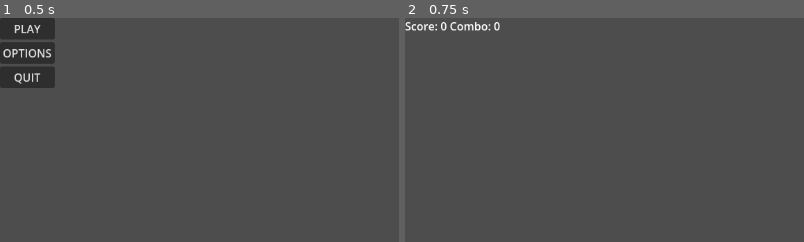
Above: before the commit, frames 1-2 (left to right).
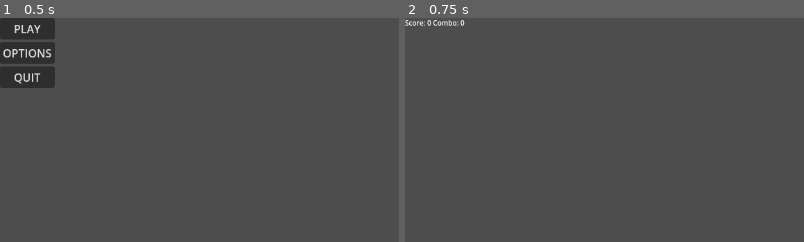
Above: after the commit, the same moments.

Repository: GeMini-220/TomoNoTaiko-NH
Game: Godot game, scene res://Scenes/Main Menu.tscn
Two runs of this game, one before a commit and one after it. Both use one fixed random seed, a clock stepped at 60 frames per second and the inputs below. Sound files missing from this copy of the repository are replaced by a short silence.
Inputs:
- Up to frame 1 (0.5 s): no input
- Up to frame 2 (0.75 s): click "PLAY" at 0.5 s
The pictures show only the part of the screen within x 0-50%, y 0-50%; the shares and areas given below are measured in that part.

Frame 1 is identical in both runs. In frame 2, 0.6% of the frame differs, in the area x 0-24%, y 0-6%.

Commit message:
QOL update

Diff:
--- a/Scenes/Basic Note.tscn
+++ b/Scenes/Basic Note.tscn
@@ -4,7 +4,7 @@
 [ext_resource type="Texture2D" uid="uid://db7hram7vav25" path="res://temp_sprites/pngimg.com - circle_PNG3.png" id="2_xj4ar"]
 
 [sub_resource type="CircleShape2D" id="CircleShape2D_vayg4"]
-radius = 25.652
+radius = 30.0206
 
 [node name="BasicNote" type="Node2D"]
 script = ExtResource("1_6ngmq")
--- a/Scenes/Level 1.tscn
+++ b/Scenes/Level 1.tscn
@@ -13,7 +13,8 @@
 one_shot = true
 
 [node name="ScoreDisplay" type="Label" parent="."]
-offset_right = 40.0
-offset_bottom = 23.0
+offset_right = 103.0
+offset_bottom = 51.0
+theme_override_font_sizes/font_size = 10
 
 [connection signal="timeout" from="Conductor/Timer" to="Conductor" method="_on_StartTimer_timeout"]
